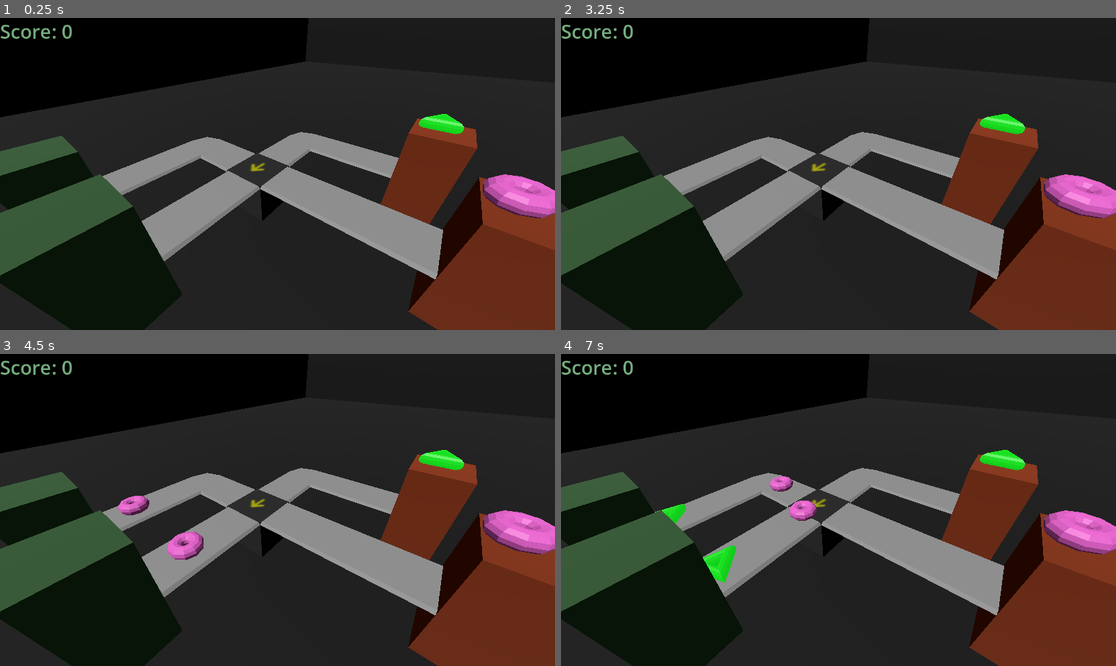
Above: before the commit, frames 1-4 (two rows, left to right).
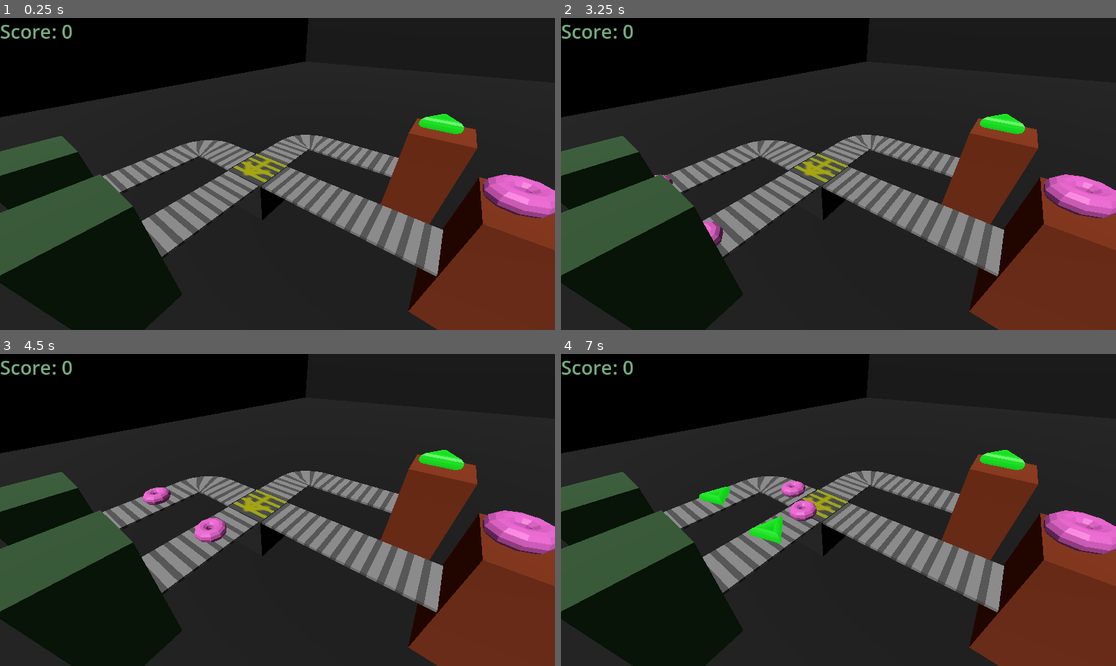
Above: after the commit, the same moments.

Repository: AndrewD55/DumpsterFrog_Acerola_Jam_0_Aberration
Game: Godot game, scene res://main.tscn
The game is run twice, just before and just after one commit, with the same random seed, the same clock (stepped at 60 frames per second) and the same inputs.
Inputs (mouse positions are in pixels of both pictures, inside the frame that each line leads up to):
- Up to frame 1 (0.25 s): no input
- Up to frame 2 (3.25 s): tap Enter at 0.5, 2 s; move the mouse to (960, 158) at 0.52 s; click (960, 158) at 0.67 s; tap Space at 1.25, 2.75 s; move the mouse to (727, 189) at 1.27 s; click (727, 189) at 1.42 s; move the mouse to (894, 105) at 2.02 s; click (894, 105) at 2.17 s; move the mouse to (810, 236) at 2.77 s; click (810, 236) at 2.92 s
- Up to frame 3 (4.5 s): move the mouse to (444, 556) at 3.52 s; click (444, 556) at 3.67 s; move the mouse to (111, 463) at 4.27 s; click (111, 463) at 4.42 s
- Up to frame 4 (7 s): move the mouse to (866, 510) at 5.02 s; click (866, 510) at 5.17 s; move the mouse to (755, 432) at 5.77 s; click (755, 432) at 5.92 s; move the mouse to (960, 494) at 6.52 s; click (960, 494) at 6.67 s

The runs differ from the first frame. In frame 1, 5.4% of the frame differs, in the area x 19-79%, y 36-84%; in frame 2, 5.5%; in frame 3, 6.1%; in frame 4, 6.0%.

Commit message:
Added Shader to all Conveyor Belts so that they look like they are moving! (Again.. I'm reconstructing History because I added Large .wav files in today's progress and because of that I could not push to Github)

Diff:
--- /dev/null
+++ b/Acerola_Jam_0_Godot_Project/2D_Media/2D_Godot_Material_Shaders/ConveyorBelt.gdshader
@@ -0,0 +1,23 @@
+
+/*  Using Animated Stripes by "alxl" as a base for my conveyor belts shader
+	https://godotshaders.com/shader/animated-stripes/    */
+shader_type spatial;
+
+uniform vec3 color_gap: source_color = vec3(0.33, 0.33, 0.33);
+uniform vec3 color_stripe: source_color = vec3(0.55, 0.55, 0.55);
+uniform float divisions = 10.0; // increase for more stripe density
+uniform float stripe_bias = 2.5; // 1.0 means no stripes; 2.0 means stripes and gaps are equal size
+uniform float speed = 1.0;
+uniform float angle = 0.0; // in radians
+
+
+//Uhh I may change this.. I know conditional logic is not ideal for shader code.
+//.. but I don't have time to optimize this
+void fragment() {
+	float w = cos(angle) * UV.x + sin(angle) * UV.y - speed * TIME;
+	if (floor(mod(w * divisions, stripe_bias)) < 0.0001) {
+		ALBEDO = color_gap;
+	} else {
+		ALBEDO = color_stripe;
+	}
+}
--- a/Acerola_Jam_0_Godot_Project/2D_Media/2D_Godot_Material_Shaders/ConveyorBelt.tres
+++ b/Acerola_Jam_0_Godot_Project/2D_Media/2D_Godot_Material_Shaders/ConveyorBelt.tres
@@ -1,3 +1,13 @@
-[gd_resource type="ShaderMaterial" format=3 uid="uid://ddp6acwvcubn3"]
+[gd_resource type="ShaderMaterial" load_steps=2 format=3 uid="uid://ddp6acwvcubn3"]
+
+[ext_resource type="Shader" path="res://2D_Media/2D_Godot_Material_Shaders/ConveyorBelt.gdshader" id="1_6m43c"]
 
 [resource]
+render_priority = 0
+shader = ExtResource("1_6m43c")
+shader_parameter/color_gap = Color(0.33, 0.33, 0.33, 1)
+shader_parameter/color_stripe = Color(0.55, 0.55, 0.55, 1)
+shader_parameter/divisions = 10.0
+shader_parameter/stripe_bias = 2.5
+shader_parameter/speed = 1.0
+shader_parameter/angle = 0.0
--- a/Acerola_Jam_0_Godot_Project/composition_modules/Conveyor_Linked_Path3D.tscn
+++ b/Acerola_Jam_0_Godot_Project/composition_modules/Conveyor_Linked_Path3D.tscn
@@ -1,16 +1,28 @@
-[gd_scene load_steps=3 format=3 uid="uid://bjlnaliaoxaam"]
+[gd_scene load_steps=5 format=3 uid="uid://bjlnaliaoxaam"]
 
 [ext_resource type="Script" path="res://composition_modules/Linked_Path3D.gd" id="1_7dmnj"]
+[ext_resource type="Shader" path="res://2D_Media/2D_Godot_Material_Shaders/ConveyorBelt.gdshader" id="2_3guky"]
 
 [sub_resource type="Curve3D" id="Curve3D_4relk"]
+
+[sub_resource type="ShaderMaterial" id="ShaderMaterial_kf7ej"]
+render_priority = 0
+shader = ExtResource("2_3guky")
+shader_parameter/color_gap = Color(0.33, 0.33, 0.33, 1)
+shader_parameter/color_stripe = Color(0.55, 0.55, 0.55, 1)
+shader_parameter/divisions = 1.0
+shader_parameter/stripe_bias = 2.5
+shader_parameter/speed = 10.0
+shader_parameter/angle = 0.0
 
 [node name="Conveyor_LinkedPath3D" type="Path3D"]
 curve = SubResource("Curve3D_4relk")
 script = ExtResource("1_7dmnj")
 
 [node name="CSGPolygon3D_BeltShape" type="CSGPolygon3D" parent="."]
+material_override = SubResource("ShaderMaterial_kf7ej")
 snap = 1e-06
-polygon = PackedVector2Array(-0.5, -0.05, -0.45, 0, 0.45, 0, 0.5, -0.05)
+polygon = PackedVector2Array(-0.45, -0.05, -0.45, 0, 0.45, 0, 0.45, -0.05)
 mode = 2
 path_node = NodePath("..")
 path_interval_type = 0
@@ -19,5 +31,5 @@
 path_rotation = 2
 path_local = true
 path_continuous_u = true
-path_u_distance = 1.0
+path_u_distance = 0.1
 path_joined = false
--- a/Acerola_Jam_0_Godot_Project/composition_modules/Linked_Path3D.gd
+++ b/Acerola_Jam_0_Godot_Project/composition_modules/Linked_Path3D.gd
@@ -9,7 +9,6 @@
 
 #or Exit onto a Despawner
 @export var ExitPathDespawner:Belt_Object_Despawner=null
-
 
 func set_exit_path_node(new_exit_path_node:Path3D) -> void:
 	ExitPathNode = new_exit_path_node
--- a/Acerola_Jam_0_Godot_Project/game_elements/belt_object_despawner.tscn
+++ b/Acerola_Jam_0_Godot_Project/game_elements/belt_object_despawner.tscn
@@ -1,7 +1,8 @@
-[gd_scene load_steps=8 format=3 uid="uid://dsv2is2aywp5w"]
+[gd_scene load_steps=9 format=3 uid="uid://dsv2is2aywp5w"]
 
 [ext_resource type="Script" path="res://game_elements/belt_object_despawner.gd" id="1_aluh4"]
 [ext_resource type="PackedScene" uid="uid://crho7h6t4w6x7" path="res://composition_modules/Linked_Path3D.tscn" id="2_pfhlt"]
+[ext_resource type="PackedScene" uid="uid://bjlnaliaoxaam" path="res://composition_modules/Conveyor_Linked_Path3D.tscn" id="3_jeogr"]
 
 [sub_resource type="BoxShape3D" id="BoxShape3D_gurqk"]
 size = Vector3(1, 2, 1)
@@ -47,18 +48,8 @@
 curve = SubResource("Curve3D_807b7")
 ExitPathNode = NodePath("../Death_Path")
 
-[node name="CSGPolygon3D_BeltShape" type="CSGPolygon3D" parent="Despawn_Shute"]
-snap = 1e-06
-polygon = PackedVector2Array(-0.5, -0.05, -0.45, 0, 0.45, 0, 0.5, -0.05)
-mode = 2
-path_node = NodePath("..")
-path_interval_type = 0
-path_interval = 0.1
-path_simplify_angle = 0.0
-path_rotation = 2
-path_local = true
-path_continuous_u = true
-path_u_distance = 1.0
-path_joined = false
+[node name="Graphical_Conveyor_LinkedPath3D" parent="." instance=ExtResource("3_jeogr")]
+transform = Transform3D(1, 0, 0, 0, 1, 0, 0, 0, 1, 0, 1, 0)
+curve = SubResource("Curve3D_807b7")
 
 [connection signal="child_entered_tree" from="Death_Path" to="." method="_on_death_path_child_entered_tree"]
--- a/Acerola_Jam_0_Godot_Project/game_elements/belt_object_spawner.tscn
+++ b/Acerola_Jam_0_Godot_Project/game_elements/belt_object_spawner.tscn
@@ -1,7 +1,8 @@
-[gd_scene load_steps=7 format=3 uid="uid://cwl267b67uw75"]
+[gd_scene load_steps=9 format=3 uid="uid://cwl267b67uw75"]
 
 [ext_resource type="Script" path="res://game_elements/belt_object_spawner.gd" id="1_0jjlj"]
 [ext_resource type="PackedScene" uid="uid://crho7h6t4w6x7" path="res://composition_modules/Linked_Path3D.tscn" id="2_uffvu"]
+[ext_resource type="PackedScene" uid="uid://bjlnaliaoxaam" path="res://composition_modules/Conveyor_Linked_Path3D.tscn" id="3_siwt2"]
 
 [sub_resource type="BoxShape3D" id="BoxShape3D_gurqk"]
 size = Vector3(1, 2, 1)
@@ -15,6 +16,13 @@
 [sub_resource type="Curve3D" id="Curve3D_807b7"]
 _data = {
 "points": PackedVector3Array(0, 0, 0, 0, 0, 0, 0, 0, -0.28, 0, 0, 0, 0, 0, 0, 0, 0, 1),
+"tilts": PackedFloat32Array(0, 0)
+}
+point_count = 2
+
+[sub_resource type="Curve3D" id="Curve3D_bp30w"]
+_data = {
+"points": PackedVector3Array(0, 0, 0, 0, 0, 0, 0, 0, -0.25, 0, 0, 0, 0, 0, 0, 0, 0, 1),
 "tilts": PackedFloat32Array(0, 0)
 }
 point_count = 2
@@ -35,20 +43,6 @@
 transform = Transform3D(1, 0, 0, 0, 1, 0, 0, 0, 1, 0, 1, 0)
 curve = SubResource("Curve3D_807b7")
 
-[node name="Path3D_Graphical" type="Path3D" parent="."]
+[node name="Conveyor_LinkedPath3D_Graphical" parent="." instance=ExtResource("3_siwt2")]
 transform = Transform3D(1, 0, 0, 0, 1, 0, 0, 0, 1, 0, 1, 0)
-curve = SubResource("Curve3D_807b7")
-
-[node name="CSGPolygon3D_BeltShape" type="CSGPolygon3D" parent="Path3D_Graphical"]
-snap = 1e-06
-polygon = PackedVector2Array(-0.5, -0.05, -0.45, 0, 0.45, 0, 0.5, -0.05)
-mode = 2
-path_node = NodePath("..")
-path_interval_type = 0
-path_interval = 1.0
-path_simplify_angle = 0.0
-path_rotation = 1
-path_local = true
-path_continuous_u = true
-path_u_distance = 1.0
-path_joined = false
+curve = SubResource("Curve3D_bp30w")
--- a/Acerola_Jam_0_Godot_Project/game_elements/belt_turntable.gd
+++ b/Acerola_Jam_0_Godot_Project/game_elements/belt_turntable.gd
@@ -3,6 +3,7 @@
 
 @onready var Highlight = $Mouseover_Highlight
 var GreenHighlightTexture:Texture2D = load("res://2D_Media/Sprites/Mouseover_Highlight_V0_Green.png")
+
 
 @onready var BeltMesh = $MeshInstance3D
 
@@ -19,6 +20,12 @@
 @onready var East_Exit_Shute = $Exit_Shutes/East_Exit_Shute
 @onready var South_Exit_Shute = $Exit_Shutes/South_Exit_Shute
 @onready var West_Exit_Shute = $Exit_Shutes/West_Exit_Shute
+
+var graphical_towards_curve = load("res://game_elements/belt_turntable_graphic_conveyor_towards.tres")
+@onready var North_Graphical_Conveyor = $Graphical_Paths/North_Graphical_Conveyor_LinkedPath3D
+@onready var East_Graphical_Conveyor = $Graphical_Paths/East_Graphical_Conveyor_LinkedPath3D
+@onready var South_Graphical_Conveyor = $Graphical_Paths/South_Graphical_Conveyor_LinkedPath3D
+@onready var West_Graphical_Conveyor = $Graphical_Paths/West_Graphical_Conveyor_LinkedPath3D
 
 @onready var Rear_Thru_Path = $MeshInstance3D/Thru_Paths/Rear_Thru_Path
 @onready var Right_Thru_Path = $MeshInstance3D/Thru_Paths/Right_Thru_Path
@@ -132,26 +139,33 @@
 func _ready():
 	#set initial parameters
 	set_enter_shutes_thru_paths_exit_shutes()
+
+
+
 	#Set Exit Shutes Destinations
 	if NORTH_Destination != null:
 		North_Exit_Shute.set_exit_path_node(NORTH_Destination)
 	else:
 		North_Exit_Shute.set_exit_path_node(null)
+		North_Graphical_Conveyor.curve = graphical_towards_curve
 
 	if EAST_Destination != null:
 		East_Exit_Shute.set_exit_path_node(EAST_Destination)
 	else:
 		East_Exit_Shute.set_exit_path_node(null)
+		East_Graphical_Conveyor.curve = graphical_towards_curve
 
 	if SOUTH_Destination != null:
 		South_Exit_Shute.set_exit_path_node(SOUTH_Destination)
 	else:
 		South_Exit_Shute.set_exit_path_node(null)
+		South_Graphical_Conveyor.curve = graphical_towards_curve
 
 	if WEST_Destination != null:
 		West_Exit_Shute.set_exit_path_node(WEST_Destination)
 	else:
 		West_Exit_Shute.set_exit_path_node(null)
+		West_Graphical_Conveyor.curve = graphical_towards_curve
 
 	Highlight.texture = GreenHighlightTexture #REPLACE THIS IF THE LOCK ROTATION IS NOT NEEDED.
 
--- a/Acerola_Jam_0_Godot_Project/game_elements/belt_turntable.tscn
+++ b/Acerola_Jam_0_Godot_Project/game_elements/belt_turntable.tscn
@@ -1,20 +1,37 @@
-[gd_scene load_steps=22 format=3 uid="uid://dok0pyvneckou"]
+[gd_scene load_steps=23 format=3 uid="uid://dok0pyvneckou"]
 
 [ext_resource type="Script" path="res://game_elements/belt_turntable.gd" id="1_utw1d"]
 [ext_resource type="PackedScene" uid="uid://crho7h6t4w6x7" path="res://composition_modules/Linked_Path3D.tscn" id="2_7w5hh"]
 [ext_resource type="Texture2D" uid="uid://bs3pm4y6j58h4" path="res://2D_Media/Sprites/Temp_Direction_Arrow_V0.png" id="2_b20g6"]
+[ext_resource type="Shader" path="res://2D_Media/2D_Godot_Material_Shaders/ConveyorBelt.gdshader" id="2_c15lr"]
 [ext_resource type="Curve3D" uid="uid://dya28qelk13vt" path="res://game_elements/belt_turntable_entrance_rear_curve3d.tres" id="3_nd0uo"]
 [ext_resource type="Curve3D" uid="uid://daga0jiq0ilrj" path="res://game_elements/belt_turntable_entrance_right_curve3d.tres" id="4_cys10"]
 [ext_resource type="Curve3D" uid="uid://bmu1jt0mj3biu" path="res://game_elements/belt_turntable_entrance_left_curve3d.tres" id="5_oy1c7"]
 [ext_resource type="Curve3D" uid="uid://bpnl3se0if1gj" path="res://game_elements/Exit_Shutes_curve3d.tres" id="8_g23qn"]
+[ext_resource type="PackedScene" uid="uid://bjlnaliaoxaam" path="res://composition_modules/Conveyor_Linked_Path3D.tscn" id="9_ar5k1"]
+[ext_resource type="Curve3D" uid="uid://xv8r8811yq4q" path="res://game_elements/belt_turntable_graphic_conveyor_away.tres" id="10_ahd2b"]
 [ext_resource type="Texture2D" uid="uid://clyrtms0yfxmj" path="res://2D_Media/Sprites/Mouseover_Highlight_V0_Green.png" id="10_wiyli"]
 
 [sub_resource type="BoxShape3D" id="BoxShape3D_it444"]
 
 [sub_resource type="BoxMesh" id="BoxMesh_tlm7r"]
+size = Vector3(1, 0.95, 1)
 
 [sub_resource type="StandardMaterial3D" id="StandardMaterial3D_nrd52"]
 albedo_color = Color(0.129412, 0.129412, 0.129412, 1)
+
+[sub_resource type="ShaderMaterial" id="ShaderMaterial_4pyar"]
+render_priority = 0
+shader = ExtResource("2_c15lr")
+shader_parameter/color_gap = Color(0.615686, 0.654902, 0, 1)
+shader_parameter/color_stripe = Color(0.27451, 0.27451, 0.27451, 1)
+shader_parameter/divisions = 10.0
+shader_parameter/stripe_bias = 2.5
+shader_parameter/speed = 1.0
+shader_parameter/angle = -1.571
+
+[sub_resource type="PlaneMesh" id="PlaneMesh_dbx5t"]
+size = Vector2(0.95, 0.95)
 
 [sub_resource type="Curve3D" id="Curve3D_7kxka"]
 _data = {
@@ -58,34 +75,6 @@
 }
 point_count = 2
 
-[sub_resource type="Curve3D" id="Curve3D_ohyja"]
-_data = {
-"points": PackedVector3Array(0, 0, 0, 0, 0, 0, 0, 0, -0.25, 0, 0, 0, 0, 0, 0, 0, 0, 0.25),
-"tilts": PackedFloat32Array(0, 0)
-}
-point_count = 2
-
-[sub_resource type="Curve3D" id="Curve3D_fnlr3"]
-_data = {
-"points": PackedVector3Array(0, 0, 0, 0, 0, 0, 0, 0, -0.25, 0, 0, 0, 0, 0, 0, 0, 0, 0.25),
-"tilts": PackedFloat32Array(0, 0)
-}
-point_count = 2
-
-[sub_resource type="Curve3D" id="Curve3D_e76vg"]
-_data = {
-"points": PackedVector3Array(0, 0, 0, 0, 0, 0, 0, 0, -0.25, 0, 0, 0, 0, 0, 0, 0, 0, 0.25),
-"tilts": PackedFloat32Array(0, 0)
-}
-point_count = 2
-
-[sub_resource type="Curve3D" id="Curve3D_edkil"]
-_data = {
-"points": PackedVector3Array(0, 0, 0, 0, 0, 0, 0, 0, -0.25, 0, 0, 0, 0, 0, 0, 0, 0, 0.25),
-"tilts": PackedFloat32Array(0, 0)
-}
-point_count = 2
-
 [node name="Belt_Turntable" type="StaticBody3D"]
 script = ExtResource("1_utw1d")
 
@@ -97,6 +86,11 @@
 transform = Transform3D(1, 0, 0, 0, 1, 0, 0, 0, 1, 0, 0.5, 0)
 mesh = SubResource("BoxMesh_tlm7r")
 surface_material_override/0 = SubResource("StandardMaterial3D_nrd52")
+
+[node name="MeshInstance3D" type="MeshInstance3D" parent="MeshInstance3D"]
+transform = Transform3D(1, 0, 0, 0, 1, 0, 0, 0, 1, 0, 0.5, 0)
+material_override = SubResource("ShaderMaterial_4pyar")
+mesh = SubResource("PlaneMesh_dbx5t")
 
 [node name="Thru_Paths" type="Node3D" parent="MeshInstance3D"]
 transform = Transform3D(1, 0, 0, 0, 1, 0, 0, 0, 1, 0, 0.5, 0)
@@ -111,7 +105,7 @@
 curve = ExtResource("5_oy1c7")
 
 [node name="Arrow" type="Sprite3D" parent="MeshInstance3D"]
-transform = Transform3D(1, 0, 0, 0, 1, 0, 0, 0, 1, 0, 0.511285, 0)
+transform = Transform3D(2, 0, 0, 0, 2, 0, 0, 0, 2, 0, 0.511285, 0)
 axis = 1
 texture = ExtResource("2_b20g6")
 
@@ -175,80 +169,24 @@
 transform = Transform3D(-4.37114e-08, 0, 1, 0, 1, 0, -1, 0, -4.37114e-08, 0.75, 0, 0)
 curve = ExtResource("8_g23qn")
 
-[node name="Graphical_Paths_PLEASE_DONT_USE" type="Node3D" parent="."]
+[node name="Graphical_Paths" type="Node3D" parent="."]
 transform = Transform3D(1, 0, 0, 0, 1, 0, 0, 0, 1, 0, 1, 0)
 
-[node name="North_Graphical" parent="Graphical_Paths_PLEASE_DONT_USE" instance=ExtResource("2_7w5hh")]
+[node name="North_Graphical_Conveyor_LinkedPath3D" parent="Graphical_Paths" instance=ExtResource("9_ar5k1")]
 transform = Transform3D(1, 0, 0, 0, 1, 0, 0, 0, 1, 0, 0, 0.75)
-curve = SubResource("Curve3D_ohyja")
+curve = ExtResource("10_ahd2b")
 
-[node name="CSGPolygon3D_BeltShape" type="CSGPolygon3D" parent="Graphical_Paths_PLEASE_DONT_USE/North_Graphical"]
-snap = 1e-06
-polygon = PackedVector2Array(-0.5, -0.05, -0.45, 0, 0.45, 0, 0.5, -0.05)
-mode = 2
-path_node = NodePath("..")
-path_interval_type = 0
-path_interval = 1.0
-path_simplify_angle = 0.0
-path_rotation = 2
-path_local = true
-path_continuous_u = true
-path_u_distance = 1.0
-path_joined = false
+[node name="East_Graphical_Conveyor_LinkedPath3D" parent="Graphical_Paths" instance=ExtResource("9_ar5k1")]
+transform = Transform3D(-4.37114e-08, 0, -1, 0, 1, 0, 1, 0, -4.37114e-08, -0.75, 0, 0)
+curve = ExtResource("10_ahd2b")
 
-[node name="East_Graphical" parent="Graphical_Paths_PLEASE_DONT_USE" instance=ExtResource("2_7w5hh")]
-transform = Transform3D(-4.37114e-08, 0, -1, 0, 1, 0, 1, 0, -4.37114e-08, -0.75, 0, 0)
-curve = SubResource("Curve3D_fnlr3")
+[node name="South_Graphical_Conveyor_LinkedPath3D" parent="Graphical_Paths" instance=ExtResource("9_ar5k1")]
+transform = Transform3D(-1, 0, -8.74228e-08, 0, 1, 0, 8.74228e-08, 0, -1, 0, 0, -0.75)
+curve = ExtResource("10_ahd2b")
 
-[node name="CSGPolygon3D_BeltShape" type="CSGPolygon3D" parent="Graphical_Paths_PLEASE_DONT_USE/East_Graphical"]
-snap = 1e-06
-polygon = PackedVector2Array(-0.5, -0.05, -0.45, 0, 0.45, 0, 0.5, -0.05)
-mode = 2
-path_node = NodePath("..")
-path_interval_type = 0
-path_interval = 1.0
-path_simplify_angle = 0.0
-path_rotation = 2
-path_local = true
-path_continuous_u = true
-path_u_distance = 1.0
-path_joined = false
-
-[node name="South_Graphical" parent="Graphical_Paths_PLEASE_DONT_USE" instance=ExtResource("2_7w5hh")]
-transform = Transform3D(-1, 0, 8.74228e-08, 0, 1, 0, -8.74228e-08, 0, -1, 0, 0, -0.75)
-curve = SubResource("Curve3D_e76vg")
-
-[node name="CSGPolygon3D_BeltShape" type="CSGPolygon3D" parent="Graphical_Paths_PLEASE_DONT_USE/South_Graphical"]
-snap = 1e-06
-polygon = PackedVector2Array(-0.5, -0.05, -0.45, 0, 0.45, 0, 0.5, -0.05)
-mode = 2
-path_node = NodePath("..")
-path_interval_type = 0
-path_interval = 1.0
-path_simplify_angle = 0.0
-path_rotation = 2
-path_local = true
-path_continuous_u = true
-path_u_distance = 1.0
-path_joined = false
-
-[node name="West_Graphical" parent="Graphical_Paths_PLEASE_DONT_USE" instance=ExtResource("2_7w5hh")]
+[node name="West_Graphical_Conveyor_LinkedPath3D" parent="Graphical_Paths" instance=ExtResource("9_ar5k1")]
 transform = Transform3D(-4.37114e-08, 0, 1, 0, 1, 0, -1, 0, -4.37114e-08, 0.75, 0, 0)
-curve = SubResource("Curve3D_edkil")
-
-[node name="CSGPolygon3D_BeltShape" type="CSGPolygon3D" parent="Graphical_Paths_PLEASE_DONT_USE/West_Graphical"]
-snap = 1e-06
-polygon = PackedVector2Array(-0.5, -0.05, -0.45, 0, 0.45, 0, 0.5, -0.05)
-mode = 2
-path_node = NodePath("..")
-path_interval_type = 0
-path_interval = 1.0
-path_simplify_angle = 0.0
-path_rotation = 2
-path_local = true
-path_continuous_u = true
-path_u_distance = 1.0
-path_joined = false
+curve = ExtResource("10_ahd2b")
 
 [connection signal="mouse_entered" from="." to="." method="_on_mouse_entered"]
 [connection signal="mouse_exited" from="." to="." method="_on_mouse_exited"]
--- /dev/null
+++ b/Acerola_Jam_0_Godot_Project/game_elements/belt_turntable_graphic_conveyor_away.tres
@@ -0,0 +1,8 @@
+[gd_resource type="Curve3D" format=3 uid="uid://xv8r8811yq4q"]
+
+[resource]
+_data = {
+"points": PackedVector3Array(0, 0, 0, 0, 0, 0, 0, 0, -0.25, 0, 0, 0, 0, 0, 0, 0, 0, 0.25),
+"tilts": PackedFloat32Array(0, 0)
+}
+point_count = 2
--- /dev/null
+++ b/Acerola_Jam_0_Godot_Project/game_elements/belt_turntable_graphic_conveyor_towards.tres
@@ -0,0 +1,8 @@
+[gd_resource type="Curve3D" format=3 uid="uid://bw63hag2banhf"]
+
+[resource]
+_data = {
+"points": PackedVector3Array(0, 0, 0, 0, 0, 0, 0, 0, 0.25, 0, 0, 0, 0, 0, 0, 0, 0, -0.25),
+"tilts": PackedFloat32Array(0, 0)
+}
+point_count = 2
--- a/Acerola_Jam_0_Godot_Project/main.tscn
+++ b/Acerola_Jam_0_Godot_Project/main.tscn
@@ -22,17 +22,17 @@
 
 [sub_resource type="Curve3D" id="Curve3D_3btxb"]
 _data = {
-"points": PackedVector3Array(0, 0, 0, 0, 0, 0, 0, 0, 0, 0, 0, -2, 0, 0, 0, 0, 0, 2, 0, 0, 0, 0, 0, 0, -1, 0, 2),
-"tilts": PackedFloat32Array(0, 0, 0)
+"points": PackedVector3Array(0, 0, 0, 0, 0, 0, 0, 0, 0, 0, 0, 0, 0, 0, 0.45, 0, 0, 1.5, 0, 0, 0, 0, 0, 0, -0.5, 0, 2, 0, 0, 0, 0, 0, 0, -1, 0, 2),
+"tilts": PackedFloat32Array(0, 0, 0, 0)
 }
-point_count = 3
+point_count = 4
 
 [sub_resource type="Curve3D" id="Curve3D_4006t"]
 _data = {
-"points": PackedVector3Array(0, 0, 0, 0, 0, 0, 0, 0, 0, 0, 0, 0, 0, 0, 0, 0, 0, 1, 0, 0, 0, 0, 0, 0, -2, 0, 1),
-"tilts": PackedFloat32Array(0, 0, 0)
+"points": PackedVector3Array(0, 0, 0, 0, 0, 0, 0, 0, 0, 0, 0, 0, 0, 0, 0.45, 0, 0, 0.5, 0, 0, 0, 0, 0, 0, -0.5, 0, 1, 0, 0, 0, 0, 0, 0, -2, 0, 1),
+"tilts": PackedFloat32Array(0, 0, 0, 0)
 }
-point_count = 3
+point_count = 4
 
 [sub_resource type="Curve3D" id="Curve3D_270gg"]
 _data = {
@@ -66,10 +66,12 @@
 [node name="belt_object_spawner_A" parent="." node_paths=PackedStringArray("ExitPathNode") instance=ExtResource("4_kq5bj")]
 transform = Transform3D(1, 0, 0, 0, 1, 0, 0, 0, 1, 2, 0, -5)
 ExitPathNode = NodePath("../Conveyor_LinkedPath3D_A_to_C")
+Spawn_Rate_Seconds = 2.5
 
 [node name="belt_object_spawner_B" parent="." node_paths=PackedStringArray("ExitPathNode") instance=ExtResource("4_kq5bj")]
 transform = Transform3D(1, 0, 0, 0, 1, 0, 0, 0, 1, 0, 0, -5)
 ExitPathNode = NodePath("../Conveyor_LinkedPath3D_B_to_C")
+Spawn_Rate_Seconds = 2.5
 
 [node name="Conveyor_LinkedPath3D_B_to_C" parent="." node_paths=PackedStringArray("ExitPathTurntable") instance=ExtResource("4_2s213")]
 transform = Transform3D(1, 0, 0, 0, 1, 0, 0, 0, 1, 0, 1, -4)
Not shown, changed: Acerola_Jam_0_Godot_Project/export_presets.cfg
